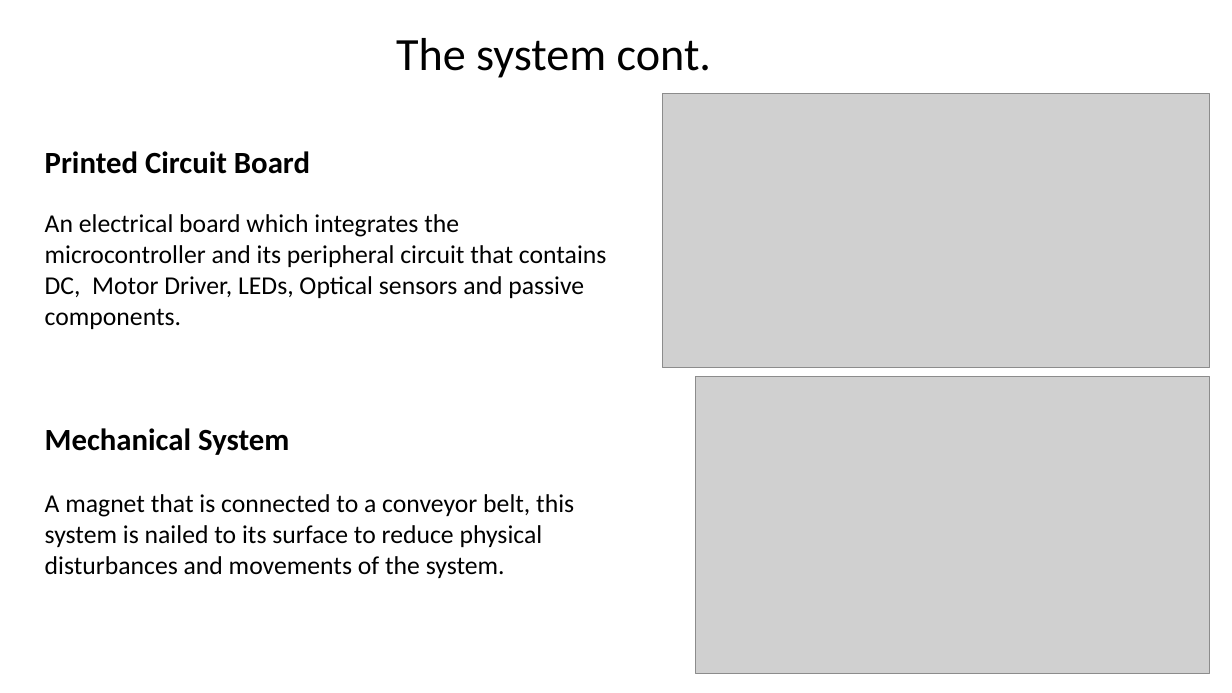
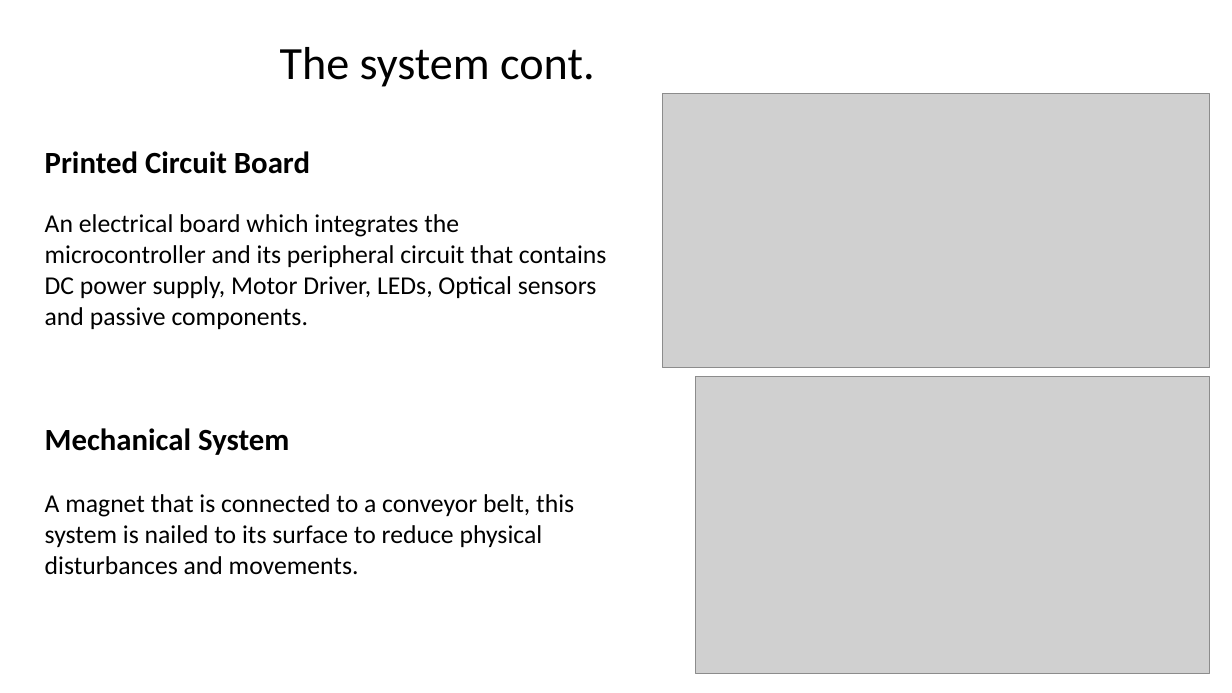
Before and after one commit to eylonk12/university_project, a slide deck: slide 5 of main/prs_2022-048p.pptx (slide 6 before the commit). Drawn at 1232x693 pixels with LibreOffice and Linux fonts; fonts in the diff are those of the drawing; grey boxes stand for pictures; background and template pictures are left out. Boxes give left, top, right and bottom in pixels: in the first picture for what was removed or moved away, otherwise in the second. Text is boxed around its words. In the diff, an @@ line names an element or a change of style, - is before the commit and + after.

```diff
--- a/main/prs_2022-048p.pptx
+++ b/main/prs_2022-048p.pptx
@@ text "The system cont.": place and size @@
-text "The system cont." at [396,38,711,78]
+text "The system cont." at [280,47,594,87]
@@ text at [45,214,607,329]: text changed @@
-An electrical board which integrates the microcontroller and its peripheral circuit that contains DC, Motor Driver, LEDs, Optical sensors and passive components.
+An electrical board which integrates the microcontroller and its peripheral circuit that contains DC power supply, Motor Driver, LEDs, Optical sensors and passive components.
@@ text at [45,494,574,575]: text changed @@
-A magnet that is connected to a conveyor belt, this system is nailed to its surface to reduce physical disturbances and movements of the system.
+A magnet that is connected to a conveyor belt, this system is nailed to its surface to reduce physical disturbances and movements.
```
Also in this commit, not shown: 6 other slides changed, 2 slides added, 1 slide removed, 1 other file.
